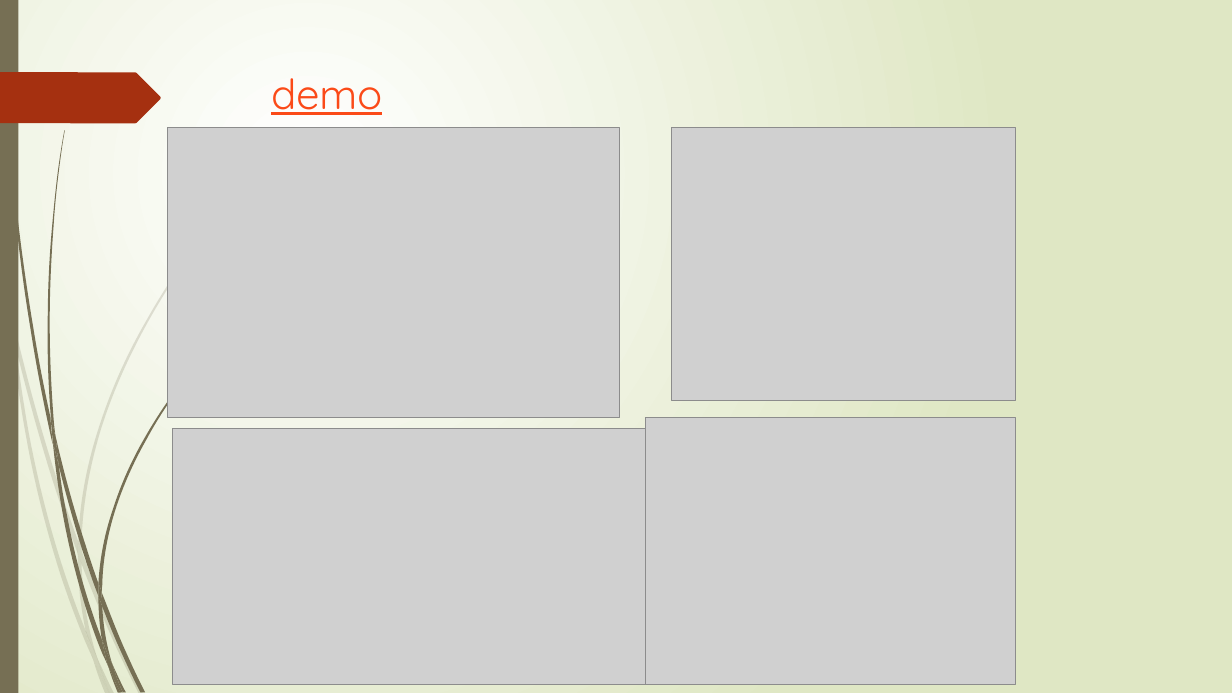
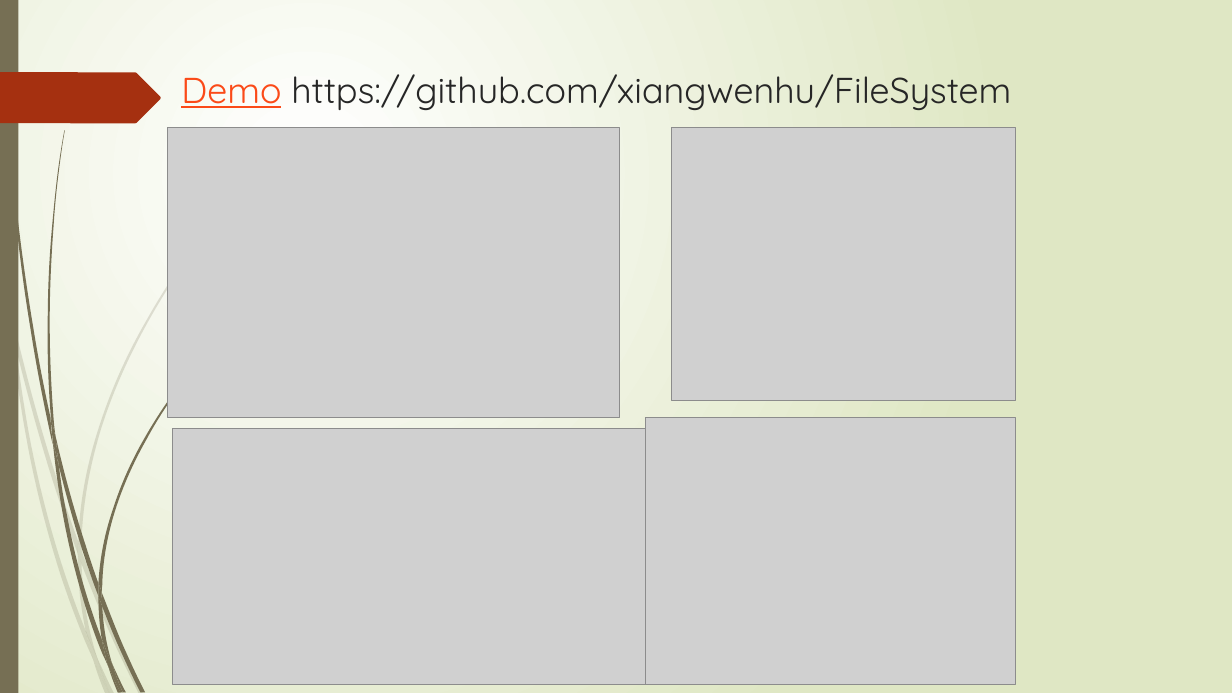
Before and after one commit to xiangwenhu/FileSystem, a slide deck: slide 7 of docs/浏览器大型文件存储.pptx. Drawn at 1232x693 pixels with LibreOffice and Linux fonts; fonts in the diff are those of the drawing; grey boxes stand for pictures. Boxes give left, top, right and bottom in pixels: in the first picture for what was removed or moved away, otherwise in the second. Text is boxed around its words. In the diff, an @@ line names an element or a change of style, - is before the commit and + after.

```diff
--- a/docs/浏览器大型文件存储.pptx
+++ b/docs/浏览器大型文件存储.pptx
@@ title at (181, 74, 1011, 111): text changed; size 32.4 to 28 pt; text colour #FB4A18 to #262626 @@
-demo
+Demo https://github.com/xiangwenhu/FileSystem
```
Also in this commit, not shown: 5 other slides changed, 1 slide added.
